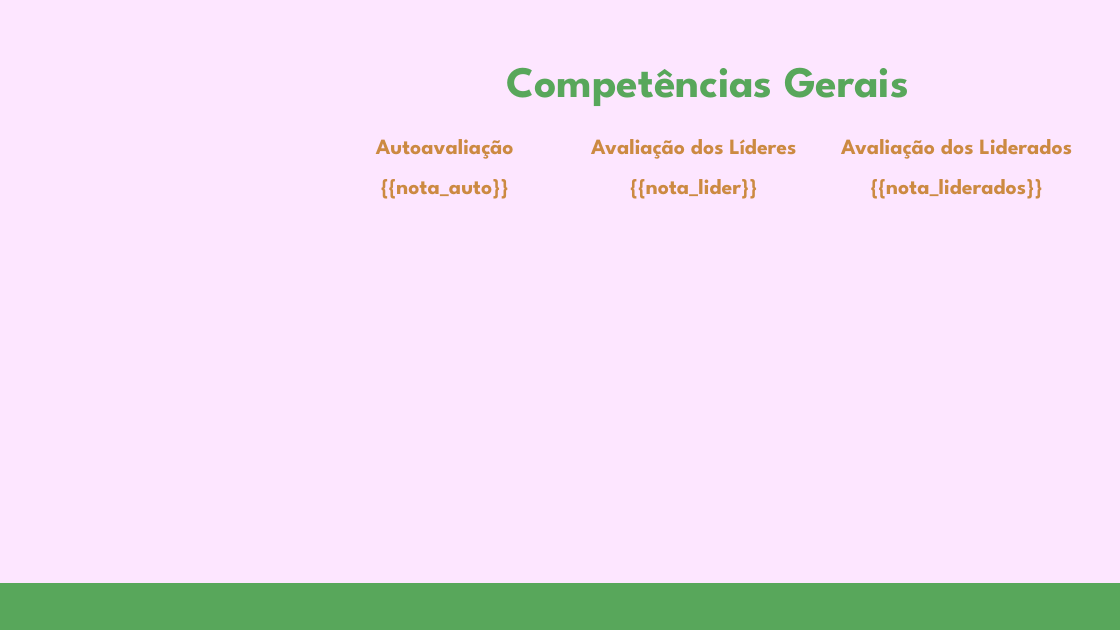
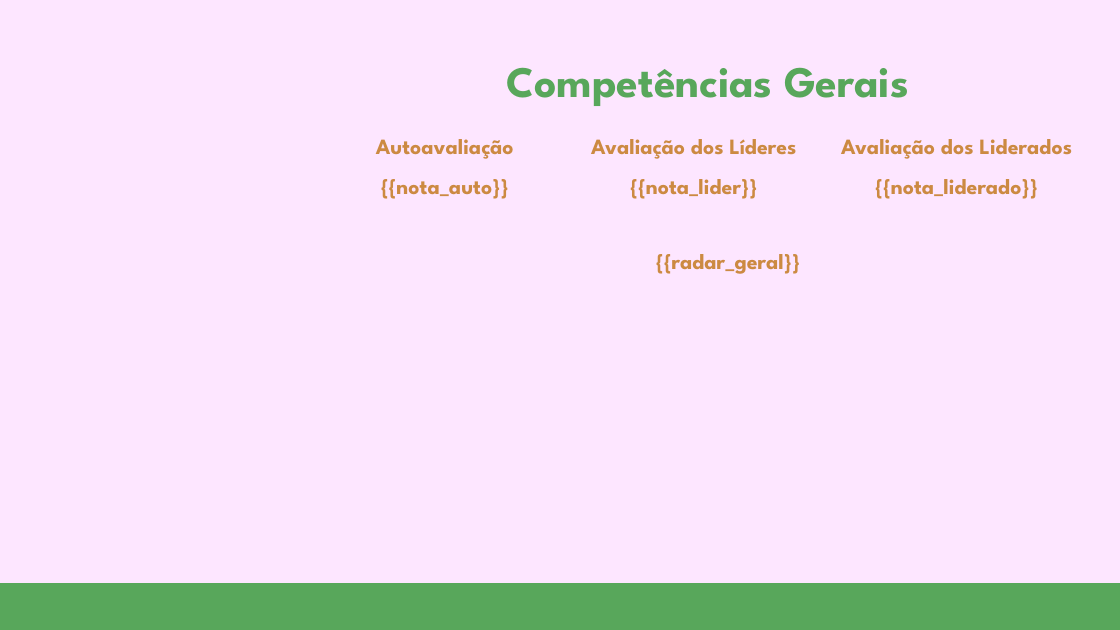
Before and after one commit to hugobovareto/Avaliacao-de-Desempenho-2025, a slide deck: slide 2 of templates/[GARN] Modelo de apresentação de slides.pptx. Drawn at 1120x630 pixels with LibreOffice and Linux fonts; fonts in the diff are those of the drawing; background and template pictures are left out. Boxes give left, top, right and bottom in pixels: in the first picture for what was removed or moved away, otherwise in the second. Text is boxed around its words. In the diff, an @@ line names an element or a change of style, - is before the commit and + after.

```diff
--- a/templates/[GARN] Modelo de apresentação de slides.pptx
+++ b/templates/[GARN] Modelo de apresentação de slides.pptx
@@ text at <box>875,179,1038,199</box>: text changed @@
-{{nota_liderados}}
+{{nota_liderado}}
@@ text added at <box>656,254,801,274</box>, 14 pt, text #CC8A42, bold @@
+{{radar_geral}}
```
Also in this commit, not shown: 27 other slides changed, 4 other files.
